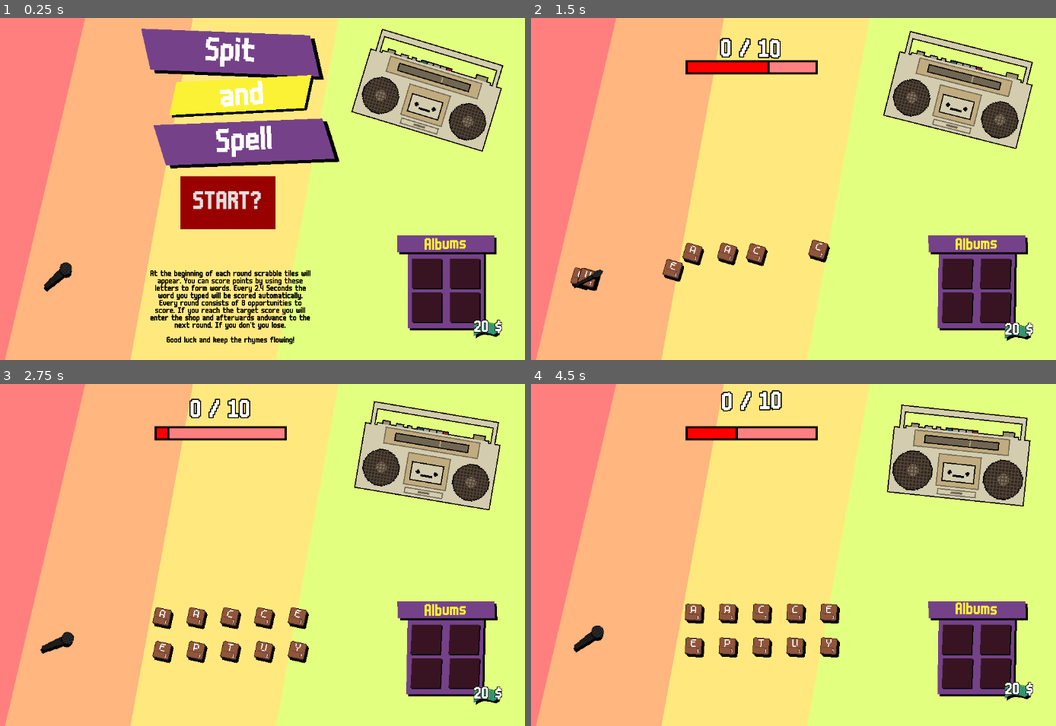
Above: before the commit, frames 1-4 (two rows, left to right).
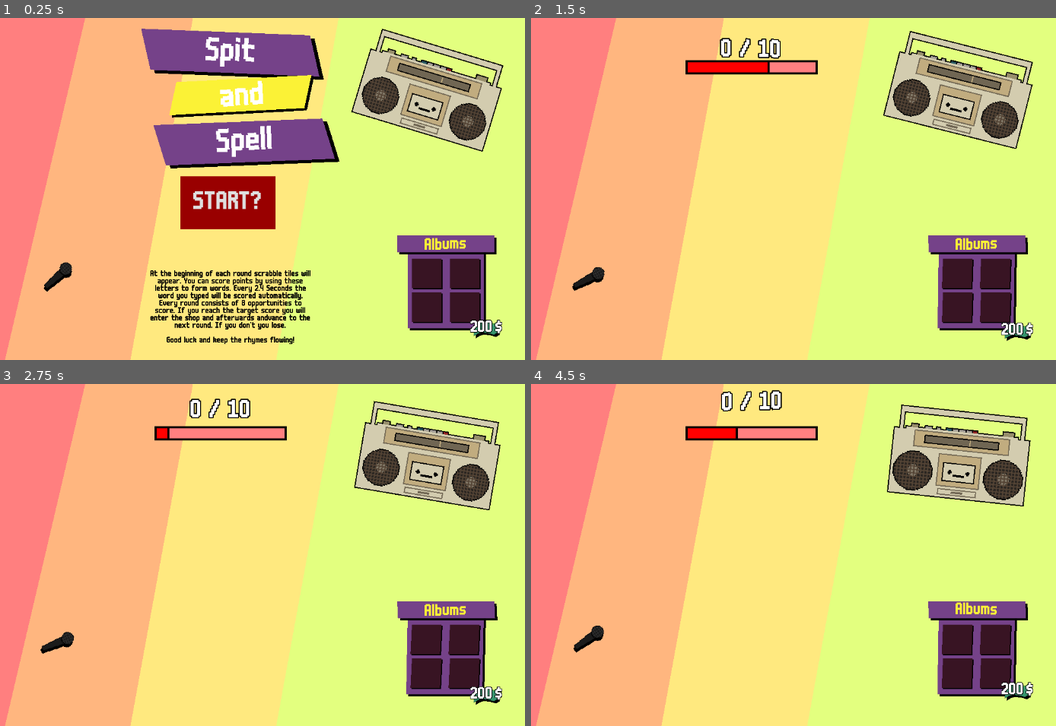
Above: after the commit, the same moments.

Repository: LiranDat/Spitandspell
Game: Godot game, scene res://scenes/main/main.tscn
Same seed, same stepped clock (60 frames per second), same inputs: the game is played once before the commit and once after it.
Inputs (mouse positions are in pixels of both pictures, inside the frame that each line leads up to):
- Up to frame 1 (0.25 s): no input
- Up to frame 2 (1.5 s): click "START?" at 0.5 s; move the mouse to (588, 274) at 1.27 s; click (588, 274) at 1.42 s
- Up to frame 3 (2.75 s): move the mouse to (162, 650) at 2.02 s; click (162, 650) at 2.17 s
- Up to frame 4 (4.5 s): move the mouse to (830, 650) at 2.77 s; click (830, 650) at 2.92 s; move the mouse to (725, 647) at 3.52 s; click (725, 647) at 3.67 s; move the mouse to (725, 613) at 4.27 s; click (725, 613) at 4.42 s

The runs differ from the first frame. In frame 1, 0.1% of the frame differs, in the area x 89-94%, y 88-92%; in frame 2, 1.4%; in frame 3, 2.1%; in frame 4, 2.2%, in the area x 29-94%, y 64-91%.
Error in both runs: Invalid access of index '0' on a base object of type: 'PackedStringArray'. (res://scenes/lyrics/lyrics.gd:26)

Commit message:
Fixed album animations

Diff:
--- a/album.gd
+++ b/album.gd
@@ -58,6 +58,8 @@
 		if(case):
 			if(!case.isFull()):
 				if(case.buyAlbum(self)):
+					if(buyAlbumFunctions.has(albumNumber)):
+						buyAlbumFunctions[albumNumber].call()
 					owned = true
 	pass
 
@@ -295,21 +297,26 @@
 	var alphabet = Alphabet.getAlphabet()
 	for key in ["A","E","I","O","U"]:
 		alphabet[key] = [alphabet[key][0],alphabet[key][1]+1]
+	Alphabet.setAlphabet(alphabet)
 
 func buyAlbum6():
 	var alphabet = Alphabet.getAlphabet()
 	for key in ["U","V","W","X","Y","Z"]:
 		alphabet[key] = [alphabet[key][0]+1,alphabet[key][1]+1]
+	Alphabet.setAlphabet(alphabet)
 
 func buyAlbum8():
 	var alphabet = Alphabet.getAlphabet()
 	for key in ["X"]:
 		alphabet[key] = [alphabet[key][0],alphabet[key][1]+6]
+	Alphabet.setAlphabet(alphabet)
 func buyAlbum9():
 	var alphabet = Alphabet.getAlphabet()
 	for key in ["Y"]:
 		alphabet[key] = [alphabet[key][0],alphabet[key][1]+6]
+	Alphabet.setAlphabet(alphabet)
 func buyAlbum10():
 	var alphabet = Alphabet.getAlphabet()
 	for key in ["Z"]:
 		alphabet[key] = [alphabet[key][0],alphabet[key][1]+6]
+	Alphabet.setAlphabet(alphabet)
--- a/alphabet.gd
+++ b/alphabet.gd
@@ -29,10 +29,12 @@
 	"Z": [10, 1]
 }
 
-static var data = BASEALPHABET
+static var data = {
+
+}
 
 static func getAlphabet():
-	return data
+	return data.duplicate()
 
 static func setAlphabet(newData):
 	data = newData
--- a/globals.gd
+++ b/globals.gd
@@ -1,4 +1,4 @@
 class_name Globals extends Node
 
 static var ALBUMCOUNT = 10
-static var STARTINGMONEY = 20
+static var STARTINGMONEY = 200
--- a/letter_list.tscn
+++ b/letter_list.tscn
@@ -5,6 +5,8 @@
 
 [node name="LetterList" type="Panel"]
 self_modulate = Color(0.219608, 0.0823529, 0.141176, 1)
+z_index = 20
+z_as_relative = false
 custom_minimum_size = Vector2(800, 400)
 anchors_preset = 8
 anchor_left = 0.5
--- a/scoring_test.gd
+++ b/scoring_test.gd
@@ -1,5 +1,8 @@
 extends Node2D
 
+func _ready():
+	Alphabet.setAlphabet(Alphabet.BASEALPHABET)
+	$LetterSelection.distributeLetters(10)
 func scoreWord(word:String) ->int:
 	var alphabet = Alphabet.getAlphabet()
 	var albumCase = get_tree().get_first_node_in_group("AlbumCase")
--- /dev/null
+++ b/usedwords.gd
@@ -0,0 +1,12 @@
+class_name UsedWords extends Node
+
+static var usedWordsDict = {
+
+}
+
+func getUsedWords():
+	return usedWordsDict.duplicate()
+
+func addWord(word):
+	var newDict = usedWordsDict.duplicate()
+	newDict[word] = newDict.get_or_add(word,1)
Binary file changed: aseprite/icon.png
Not shown, added: usedwords.gd.uid
